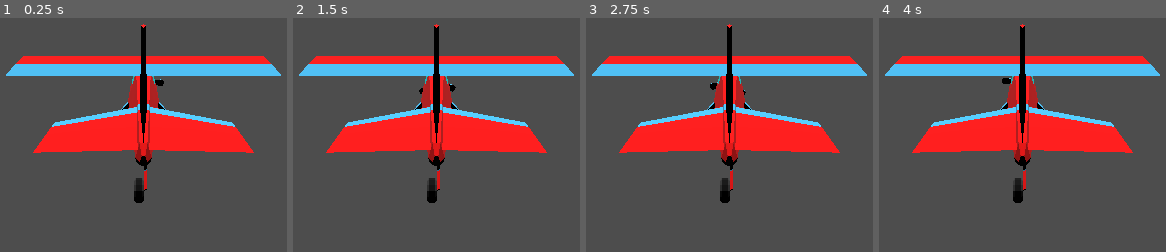
Above: before the commit, frames 1-4 (left to right).
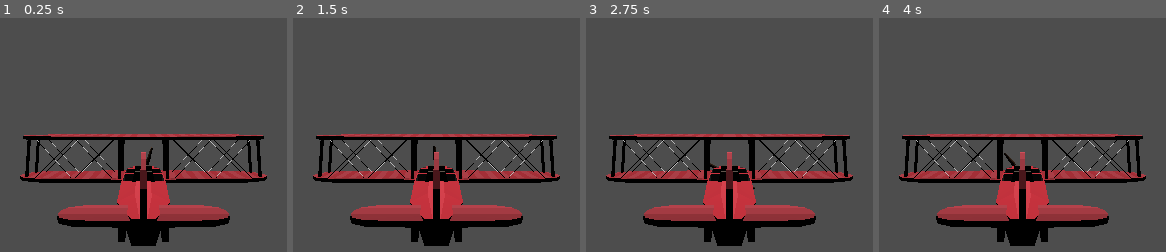
Above: after the commit, the same moments.

Repository: EZ-Tutorial/PlanEZ
Game: Godot game, scene res://Scenes/main.tscn
Same seed, same stepped clock (60 frames per second), same inputs: the game is played once before the commit and once after it.
Inputs:
- Up to frame 1 (0.25 s): no input
- Up to frame 2 (1.5 s): no input
- Up to frame 3 (2.75 s): tap Enter at 2 s
- Up to frame 4 (4 s): tap Space at 2.75 s

The runs differ from the first frame. In frame 1, 35% of the frame differs, in the area x 2-98%, y 2-98%; in frame 2, 35%; in frame 3, 35%; in frame 4, 35%.

Commit message:
New plane

Diff:
--- a/Scenes/main.tscn
+++ b/Scenes/main.tscn
@@ -1,17 +1,15 @@
 [gd_scene format=3 uid="uid://dl45wbvpv21rk"]
 
-[ext_resource type="PackedScene" uid="uid://dm0q87kojv6vu" path="res://Assets/Airplane.fbx" id="1_jjgbg"]
-[ext_resource type="Script" uid="uid://dhv1jal2rfsl0" path="res://Assets/airplane.gd" id="2_bo1nx"]
+[ext_resource type="PackedScene" uid="uid://qw6nynwwatjy" path="res://Assets/biplane.gltf" id="1_jjgbg"]
 
 [node name="Main" type="Node3D" unique_id=678830766]
-
-[node name="Airplane" parent="." unique_id=689600199 instance=ExtResource("1_jjgbg")]
-script = ExtResource("2_bo1nx")
-
-[node name="Camera3D" type="Camera3D" parent="Airplane" unique_id=1549108663]
-transform = Transform3D(-1, -1.5257378e-09, -8.740946e-08, 0, 0.9998477, -0.017452406, 8.742278e-08, -0.017452406, -0.9998477, 0, 2, -10)
-current = true
 
 [node name="DirectionalLight3D" type="DirectionalLight3D" parent="." unique_id=52919964]
 transform = Transform3D(1, 0, 0, 0, -4.371139e-08, 1, 0, -1, -4.371139e-08, 0, 100, 0)
 directional_shadow_mode = 0
+
+[node name="Airplane" parent="." unique_id=1230383569 instance=ExtResource("1_jjgbg")]
+
+[node name="Camera3D" type="Camera3D" parent="Airplane" unique_id=1549108663]
+transform = Transform3D(1, 0, 0, 0, 0.9848077, -0.17364818, 0, 0.17364818, 0.9848077, 0, 1, 3)
+current = true
--- a/Assets/airplane.gd
+++ b/Scripts/airplane.gd
@@ -3,7 +3,7 @@
 
 # Called when the node enters the scene tree for the first time.
 func _ready() -> void:
-	$AnimationPlayer.play("wingRoot|wingRootAction_001")
+	$AnimationPlayer.play("animation_biplane_new")
 	pass # Replace with function body.
 
 
Not shown, added: Assets/biplane.gltf
Not shown, added: Assets/biplane.gltf.import
Binary file added: Assets/biplane_0.png
Not shown, added: Assets/biplane_0.png.import
Renamed: Assets/airplane.gd.uid -> Scripts/airplane.gd.uid
